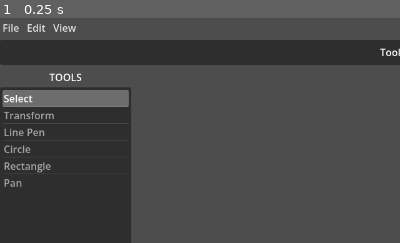
Above: before the commit, frame 1.
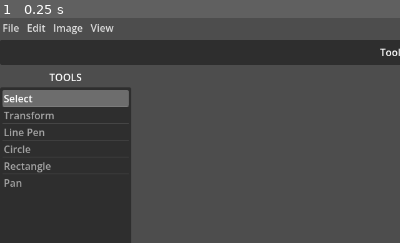
Above: after the commit, the same moment.

Repository: erlog135/Ripple
Game: Godot game, scene res://scenes/Editor.tscn
The game is run twice, just before and just after one commit, with the same random seed, the same clock (stepped at 60 frames per second) and the same inputs.
Inputs:
- Up to frame 1 (0.25 s): no input
The pictures show only the part of the screen within x 0-50%, y 0-50%; the shares and areas given below are measured in that part.

The runs differ from the first frame. In frame 1, 0.3% of the frame differs, in the area x 13-29%, y 2-8%.

Commit message:
add bounds resizing

Diff:
--- /dev/null
+++ b/data/actions/resize_document_action.gd
@@ -0,0 +1,51 @@
+class_name ResizeDocumentAction
+extends EditAction
+
+## Resizes the document bounds for every frame in the sequence and shifts all
+## existing geometry so it stays anchored relative to the new canvas.
+##
+## A resize is a pure translation, so undo just re-applies the inverse offset and
+## restores the old bounds: no deep copies of every frame are needed. The offset
+## is rounded once at construction so do/undo/redo are exact inverses even when a
+## centered anchor lands on a half-pixel.
+
+var _old_size: Vector2i
+var _new_size: Vector2i
+var _content_offset: Vector2
+
+
+## [param target_size] is the new document bounds. [param anchor_percentage] maps
+## the 9-point anchor to where existing content sticks (e.g. Vector2(0, 0) for
+## top-left, Vector2(0.5, 0.5) for center, Vector2(1, 1) for bottom-right).
+func _init(target_size: Vector2i, anchor_percentage: Vector2) -> void:
+	action_name = "Resize Document"
+	var sequence := ProjectData.current_sequence
+	if sequence != null and not sequence.frames.is_empty():
+		_old_size = sequence.frames[0].bounds
+	_new_size = target_size
+	var delta := Vector2(_new_size - _old_size)
+	_content_offset = (delta * anchor_percentage).round()
+
+
+func do_action() -> void:
+	_apply(_new_size, _content_offset)
+
+
+func undo_action() -> void:
+	_apply(_old_size, -_content_offset)
+
+
+func _apply(size: Vector2i, offset: Vector2) -> void:
+	var sequence := ProjectData.current_sequence
+	if sequence == null:
+		return
+	for frame: DrawCommandImage in sequence.frames:
+		frame.bounds = size
+		if offset == Vector2.ZERO:
+			continue
+		for cmd: DrawCommand in frame.commands:
+			var pts := cmd.points.duplicate()
+			for i in range(pts.size()):
+				pts[i] += offset
+			cmd.points = pts
+	ProjectData.data_changed.emit(false, -1)
--- a/managers/menu_dispatcher.gd
+++ b/managers/menu_dispatcher.gd
@@ -44,6 +44,8 @@
 			EditorState.select_all()
 		"edit_deselect":
 			EditorState.deselect_all()
+		"image_resize":
+			PopupManager.open("resize_document", "res://scenes/interface/popups/ResizeDocumentPopup.tscn")
 		"view_raster":
 			var next_mode := EditorState.RenderMode.VECTOR if EditorState.render_mode == EditorState.RenderMode.RASTER else EditorState.RenderMode.RASTER
 			EditorState.set_render_mode(next_mode)
--- a/managers/menu_schema.gd
+++ b/managers/menu_schema.gd
@@ -150,6 +150,13 @@
 				"label": "Deselect",
 			},
 		],
+		"Image": [
+			{
+				"id": "image_resize",
+				"type": "action",
+				"label": "Resize Document Bounds...",
+			},
+		],
 		"View": [
 			{
 				"id": "view_raster",
--- /dev/null
+++ b/scenes/interface/aux_windows/DocumentPropertiesWindow.tscn
@@ -0,0 +1,65 @@
+[gd_scene format=3 uid="uid://bg1ar0lfuwc5p"]
+
+[node name="DocumentPropertiesWindow" type="Control" unique_id=1121416412]
+layout_mode = 3
+anchors_preset = 15
+anchor_right = 1.0
+anchor_bottom = 1.0
+grow_horizontal = 2
+grow_vertical = 2
+
+[node name="Panel" type="Panel" parent="." unique_id=138392955]
+layout_mode = 1
+anchors_preset = 15
+anchor_right = 1.0
+anchor_bottom = 1.0
+offset_top = 32.0
+grow_horizontal = 2
+grow_vertical = 2
+
+[node name="MarginContainer" type="MarginContainer" parent="Panel" unique_id=1444851331]
+layout_mode = 1
+anchors_preset = 15
+anchor_right = 1.0
+anchor_bottom = 1.0
+grow_horizontal = 2
+grow_vertical = 2
+theme_override_constants/margin_left = 8
+theme_override_constants/margin_top = 8
+theme_override_constants/margin_right = 8
+theme_override_constants/margin_bottom = 0
+
+[node name="VBoxContainer" type="VBoxContainer" parent="Panel/MarginContainer" unique_id=1625324345]
+layout_mode = 2
+
+[node name="BackgroundColor" type="HBoxContainer" parent="Panel/MarginContainer/VBoxContainer" unique_id=2056852005]
+layout_mode = 2
+
+[node name="Label" type="Label" parent="Panel/MarginContainer/VBoxContainer/BackgroundColor" unique_id=1830810114]
+layout_mode = 2
+size_flags_horizontal = 3
+text = "Background"
+horizontal_alignment = 1
+vertical_alignment = 1
+
+[node name="ColorRect" type="ColorRect" parent="Panel/MarginContainer/VBoxContainer/BackgroundColor" unique_id=1898960185]
+layout_mode = 2
+size_flags_horizontal = 3
+
+[node name="ClipBoundsToggle" type="CheckButton" parent="Panel/MarginContainer/VBoxContainer" unique_id=257828607]
+layout_mode = 2
+text = "Clip to Bounds"
+
+[node name="ResizeButton" type="Button" parent="Panel/MarginContainer/VBoxContainer" unique_id=302689405]
+layout_mode = 2
+text = "Resize bounds..."
+
+[node name="Title" type="Label" parent="." unique_id=1110082761]
+layout_mode = 1
+anchors_preset = 10
+anchor_right = 1.0
+offset_bottom = 32.0
+grow_horizontal = 2
+text = "DOCUMENT"
+horizontal_alignment = 1
+vertical_alignment = 1
--- /dev/null
+++ b/scenes/interface/popups/ResizeDocumentPopup.tscn
@@ -0,0 +1,138 @@
+[gd_scene format=3 uid="uid://ckmx3vrydt1cp"]
+
+[ext_resource type="Script" uid="uid://rrowdogji8qv" path="res://scenes/interface/popups/resize_document_popup.gd" id="1_06kmt"]
+
+[node name="ResizeDocumentPopup" type="Popup" unique_id=1556072273]
+oversampling_override = 1.0
+title = "Resize Document Bounds"
+size = Vector2i(200, 300)
+visible = true
+script = ExtResource("1_06kmt")
+
+[node name="Panel" type="Panel" parent="." unique_id=1333221347]
+anchors_preset = 15
+anchor_right = 1.0
+anchor_bottom = 1.0
+grow_horizontal = 2
+grow_vertical = 2
+
+[node name="VBoxContainer" type="VBoxContainer" parent="Panel" unique_id=1772415690]
+layout_mode = 1
+anchors_preset = 10
+anchor_right = 1.0
+offset_left = 8.0
+offset_top = 8.0
+offset_right = -8.0
+offset_bottom = 40.0
+grow_horizontal = 2
+
+[node name="Width" type="HBoxContainer" parent="Panel/VBoxContainer" unique_id=2041697783]
+layout_mode = 2
+
+[node name="Label" type="Label" parent="Panel/VBoxContainer/Width" unique_id=1785423307]
+layout_mode = 2
+size_flags_horizontal = 3
+text = "Width"
+
+[node name="ImageWidth" type="SpinBox" parent="Panel/VBoxContainer/Width" unique_id=2105246725]
+layout_mode = 2
+size_flags_horizontal = 3
+
+[node name="Height" type="HBoxContainer" parent="Panel/VBoxContainer" unique_id=1702630052]
+layout_mode = 2
+
+[node name="Label" type="Label" parent="Panel/VBoxContainer/Height" unique_id=1017968537]
+layout_mode = 2
+size_flags_horizontal = 3
+text = "Height"
+
+[node name="ImageHeight" type="SpinBox" parent="Panel/VBoxContainer/Height" unique_id=1811582797]
+layout_mode = 2
+size_flags_horizontal = 3
+
+[node name="KeepAspectToggle" type="CheckButton" parent="Panel/VBoxContainer" unique_id=1204361846]
+layout_mode = 2
+text = "Keep aspect"
+
+[node name="Label" type="Label" parent="Panel/VBoxContainer" unique_id=1673299610]
+layout_mode = 2
+text = "Existing content anchor"
+horizontal_alignment = 1
+vertical_alignment = 1
+
+[node name="ButtonGrid" type="GridContainer" parent="Panel/VBoxContainer" unique_id=1576836547]
+layout_mode = 2
+columns = 3
+
+[node name="TopLeft" type="Button" parent="Panel/VBoxContainer/ButtonGrid" unique_id=1192347086]
+layout_mode = 2
+size_flags_horizontal = 3
+text = "↖"
+
+[node name="TopMiddle" type="Button" parent="Panel/VBoxContainer/ButtonGrid" unique_id=600455878]
+layout_mode = 2
+size_flags_horizontal = 3
+text = "↑"
+
+[node name="TopRight" type="Button" parent="Panel/VBoxContainer/ButtonGrid" unique_id=282651232]
+layout_mode = 2
+size_flags_horizontal = 3
+text = "↗"
+
+[node name="Left" type="Button" parent="Panel/VBoxContainer/ButtonGrid" unique_id=308482984]
+layout_mode = 2
+size_flags_horizontal = 3
+text = "←"
+
+[node name="Middle" type="Button" parent="Panel/VBoxContainer/ButtonGrid" unique_id=1880640941]
+layout_mode = 2
+size_flags_horizontal = 3
+text = "◆"
+
+[node name="Right" type="Button" parent="Panel/VBoxContainer/ButtonGrid" unique_id=1920063420]
+layout_mode = 2
+size_flags_horizontal = 3
+text = "→"
+
+[node name="BottomLeft" type="Button" parent="Panel/VBoxContainer/ButtonGrid" unique_id=2004465883]
+layout_mode = 2
+size_flags_horizontal = 3
+text = "↙"
+
+[node name="BottomMiddle" type="Button" parent="Panel/VBoxContainer/ButtonGrid" unique_id=2059339031]
+layout_mode = 2
+size_flags_horizontal = 3
+text = "↓"
+
+[node name="BottomRight" type="Button" parent="Panel/VBoxContainer/ButtonGrid" unique_id=195931086]
+layout_mode = 2
+size_flags_horizontal = 3
+text = "↘"
+
+[node name="ResizeButton" type="Button" parent="Panel" unique_id=1206238020]
+layout_mode = 1
+anchors_preset = 2
+anchor_top = 1.0
+anchor_bottom = 1.0
+offset_left = 8.0
+offset_top = -36.0
+offset_right = 96.0
+offset_bottom = -5.0
+grow_vertical = 0
+text = "Resize"
+
+[node name="CancelButton" type="Button" parent="Panel" unique_id=2134953936]
+layout_mode = 1
+anchors_preset = 3
+anchor_left = 1.0
+anchor_top = 1.0
+anchor_right = 1.0
+anchor_bottom = 1.0
+offset_left = -96.0
+offset_top = -36.0
+offset_right = -7.0
+offset_bottom = -5.0
+grow_horizontal = 0
+grow_vertical = 0
+text = "Cancel
+"
--- /dev/null
+++ b/scenes/interface/popups/resize_document_popup.gd
@@ -0,0 +1,124 @@
+extends Popup
+
+## Controller for the "Resize Document Bounds" dialog. Collects the target size and
+## the 9-point content anchor, then commits a ResizeDocumentAction through the undo
+## stack. The view never mutates project data directly (MVC): it only gathers input.
+
+@onready var image_width: SpinBox = $Panel/VBoxContainer/Width/ImageWidth
+@onready var image_height: SpinBox = $Panel/VBoxContainer/Height/ImageHeight
+@onready var keep_aspect_toggle: CheckButton = $Panel/VBoxContainer/KeepAspectToggle
+
+@onready var top_left: Button = $Panel/VBoxContainer/ButtonGrid/TopLeft
+@onready var top_middle: Button = $Panel/VBoxContainer/ButtonGrid/TopMiddle
+@onready var top_right: Button = $Panel/VBoxContainer/ButtonGrid/TopRight
+@onready var left: Button = $Panel/VBoxContainer/ButtonGrid/Left
+@onready var middle: Button = $Panel/VBoxContainer/ButtonGrid/Middle
+@onready var right: Button = $Panel/VBoxContainer/ButtonGrid/Right
+@onready var bottom_left: Button = $Panel/VBoxContainer/ButtonGrid/BottomLeft
+@onready var bottom_middle: Button = $Panel/VBoxContainer/ButtonGrid/BottomMiddle
+@onready var bottom_right: Button = $Panel/VBoxContainer/ButtonGrid/BottomRight
+
+@onready var resize_button: Button = $Panel/ResizeButton
+@onready var cancel_button: Button = $Panel/CancelButton
+
+## Width / height ratio captured on open; drives the "Keep aspect" linkage.
+var _original_ratio: float = 1.0
+## Guards against the value_changed feedback loop when one box updates the other.
+var _is_updating: bool = false
+## Maps each anchor button to its content-stick percentage (0.0 / 0.5 / 1.0).
+var _anchor_buttons: Dictionary = {}
+
+
+func _ready() -> void:
+	borderless = false
+	exclusive = true
+
+	_configure_spinbox(image_width)
+	_configure_spinbox(image_height)
+	_setup_anchor_buttons()
+
+	var current_size := _current_document_size()
+	_original_ratio = float(current_size.x) / float(current_size.y) if current_size.y != 0 else 1.0
+
+	_is_updating = true
+	image_width.value = current_size.x
+	image_height.value = current_size.y
+	_is_updating = false
+
+	image_width.value_changed.connect(_on_width_changed)
+	image_height.value_changed.connect(_on_height_changed)
+	resize_button.pressed.connect(_on_resize_pressed)
+	cancel_button.pressed.connect(_on_cancel_pressed)
+	popup_hide.connect(queue_free)
+
+
+func _configure_spinbox(box: SpinBox) -> void:
+	box.min_value = 1
+	box.max_value = 65535
+	box.step = 1
+	box.rounded = true
+
+
+## Turns the 9 grid buttons into a single radio group (only one pressed at a time),
+## tags each with its anchor percentage, and selects the center by default.
+func _setup_anchor_buttons() -> void:
+	_anchor_buttons = {
+		top_left: Vector2(0.0, 0.0),
+		top_middle: Vector2(0.5, 0.0),
+		top_right: Vector2(1.0, 0.0),
+		left: Vector2(0.0, 0.5),
+		middle: Vector2(0.5, 0.5),
+		right: Vector2(1.0, 0.5),
+		bottom_left: Vector2(0.0, 1.0),
+		bottom_middle: Vector2(0.5, 1.0),
+		bottom_right: Vector2(1.0, 1.0),
+	}
+
+	var group := ButtonGroup.new()
+	for button: Button in _anchor_buttons:
+		button.toggle_mode = true
+		button.button_group = group
+
+	middle.button_pressed = true
+
+
+func _current_document_size() -> Vector2i:
+	var image := ProjectData.get_current_image()
+	if image == null or image.bounds.x <= 0 or image.bounds.y <= 0:
+		return Vector2i(64, 64)
+	return image.bounds
+
+
+## The percentage of the selected anchor; defaults to center if somehow none is set.
+func _selected_anchor() -> Vector2:
+	for button: Button in _anchor_buttons:
+		if button.button_pressed:
+			return _anchor_buttons[button]
+	return Vector2(0.5, 0.5)
+
+
+func _on_width_changed(value: float) -> void:
+	if _is_updating or not keep_aspect_toggle.button_pressed:
+		return
+	_is_updating = true
+	image_height.value = maxf(1.0, round(value / _original_ratio))
+	_is_updating = false
+
+
+func _on_height_changed(value: float) -> void:
+	if _is_updating or not keep_aspect_toggle.button_pressed:
+		return
+	_is_updating = true
+	image_width.value = maxf(1.0, round(value * _original_ratio))
+	_is_updating = false
+
+
+func _on_resize_pressed() -> void:
+	var target_size := Vector2i(int(image_width.value), int(image_height.value))
+	if target_size != _current_document_size():
+		HistoryManager.commit(ResizeDocumentAction.new(target_size, _selected_anchor()))
+	queue_free()
+
+
+func _on_cancel_pressed() -> void:
+	queue_free()
Not shown, added: data/actions/resize_document_action.gd.uid
Not shown, added: scenes/interface/popups/resize_document_popup.gd.uid
